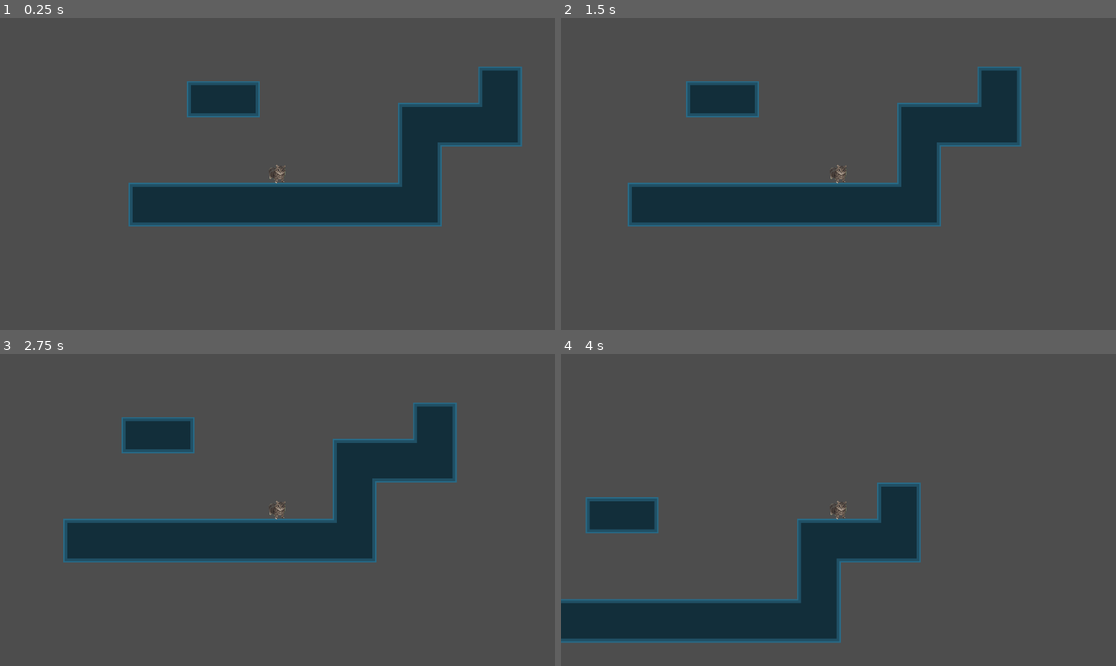
Above: before the commit, frames 1-4 (two rows, left to right).
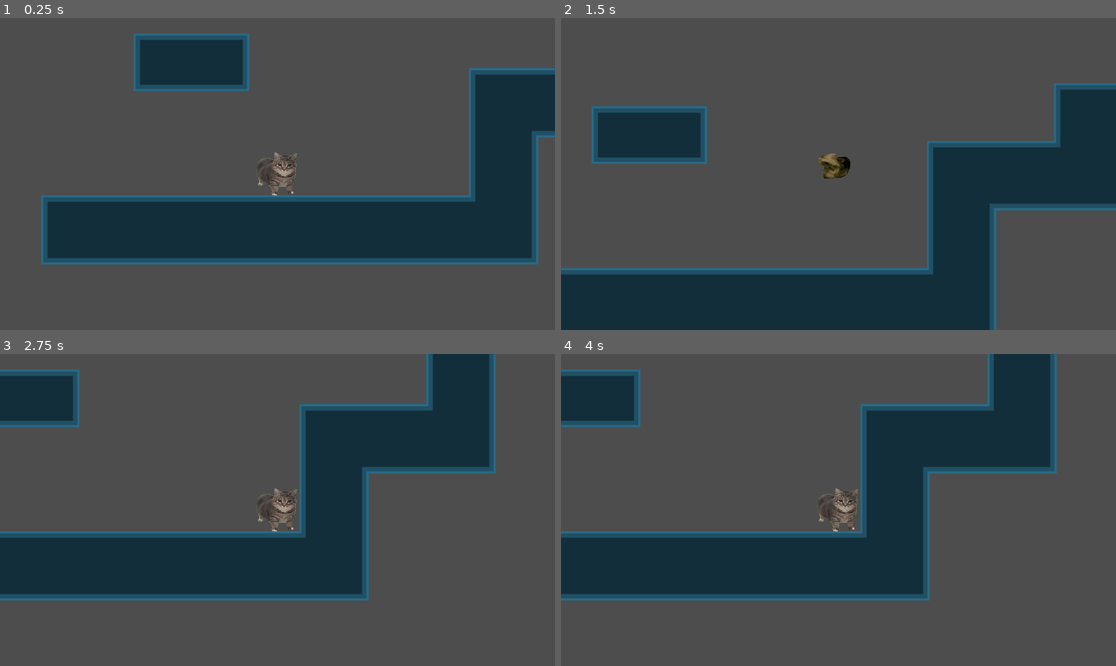
Above: after the commit, the same moments.

Repository: Inkling4/jumpy-cat
Game: Godot game, scene res://scenes/lvl_test.tscn
Two runs of this game, one before a commit and one after it. Both use one fixed random seed, a clock stepped at 60 frames per second and the inputs below. This scene is started directly instead of the project's main scene.
Inputs (mouse positions are in pixels of both pictures, inside the frame that each line leads up to):
- Up to frame 1 (0.25 s): no input
- Up to frame 2 (1.5 s): tap Enter at 0.5 s; move the mouse to (960, 158) at 0.52 s; press the mouse at (960, 158) at 0.53 s; tap Space at 1.25 s; move the mouse to (727, 189) at 1.27 s; release the mouse at (727, 189) at 1.28 s; click (727, 189) at 1.35 s
- Up to frame 3 (2.75 s): move the mouse to (333, 441) at 2.02 s; press the mouse at (333, 441) at 2.03 s
- Up to frame 4 (4 s): tap Enter at 2.75 s; move the mouse to (810, 572) at 2.77 s; release the mouse at (810, 572) at 2.78 s; click (810, 572) at 2.85 s; move the mouse to (1005, 556) at 3.52 s; press the mouse at (1005, 556) at 3.53 s

The runs differ from the first frame. In frame 1, 31% of the frame differs, in the area x 7-100%, y 4-80%; in frame 2, 45%, in the area x 0-100%, y 15-100%; in frame 3, 27%; in frame 4, 35%.

Commit message:
double jump

Diff:
--- a/resources/curves/gato_launch_curve.tres
+++ b/resources/curves/gato_launch_curve.tres
@@ -1,5 +1,5 @@
 [gd_resource type="Curve" format=3 uid="uid://dbok2nie3jl80"]
 
 [resource]
-_data = [Vector2(0, 0.1460675), 0.0, 1.350149, 0, 1, Vector2(0.26630434, 0.50561804), 1.350149, 0.67382437, 1, 1, Vector2(1, 1), 0.67382437, 0.0, 1, 0]
+_data = [Vector2(0, 0), 0.0, 1.8986472, 0, 1, Vector2(0.26630434, 0.50561804), 1.8986472, 0.67382437, 1, 1, Vector2(1, 1), 0.67382437, 0.0, 1, 0]
 point_count = 3
--- a/scenes/gato.tscn
+++ b/scenes/gato.tscn
@@ -379,7 +379,7 @@
 }]
 
 [node name="Gato" type="CharacterBody2D" node_paths=PackedStringArray("AudioPlayer", "animated_sprite_2d")]
-scale = Vector2(2, 2)
+scale = Vector2(3, 3)
 script = ExtResource("1_874ei")
 AudioPlayer = NodePath("AudioStreamPlayer2D")
 animated_sprite_2d = NodePath("CollisionShape2D/AnimatedSprite2D")
--- a/scenes/lvl_test.tscn
+++ b/scenes/lvl_test.tscn
@@ -18,8 +18,7 @@
 
 [node name="Gato" parent="." instance=ExtResource("2_b5x6v")]
 position = Vector2(116, -165)
-gravity = 1600.0
 
 [node name="Camera2D" type="Camera2D" parent="Gato"]
 position = Vector2(0, 1)
-zoom = Vector2(0.315, 0.315)
+zoom = Vector2(0.5, 0.5)
--- a/scripts/gato.gd
+++ b/scripts/gato.gd
@@ -7,12 +7,13 @@
 # Is true while player holds the finger down/is dragging the aim.
 var is_dragging := false
 var is_draggable : bool
+var has_double_jumped := false
 
 
 # Gravity modifier
 @export var gravity : float = 1600
-@export var x_max_drag_distace : float = 1600.0
-@export var y_max_drag_distace : float = 1600.0
+@export var x_max_drag_distace : float = 1200.0
+@export var y_max_drag_distace : float = 1200.0
 @export var x_max_launch_speed : float = 600.0
 @export var y_max_launch_speed : float = 850.0
 @export var min_drag_length : float = 100.0
@@ -49,7 +50,10 @@
 	# Gravity
 	if (!is_on_floor()):
 		var _velocity = velocity
-		_velocity.y = _velocity.y + gravity * delta
+		var _gravity = gravity
+		if ( has_double_jumped):
+			_gravity *= 2
+		_velocity.y = _velocity.y + (_gravity) * delta
 		velocity = _velocity
 
 	if (is_dragging):
@@ -68,6 +72,7 @@
 
 	if (is_on_floor()):
 		velocity.x = move_toward(velocity.x, 0, delta * friction)
+		has_double_jumped = false
 
 func _input(event: InputEvent) -> void:
 	if (is_draggable):
@@ -87,11 +92,20 @@
 			drag_direction.y = 0
 			mouse_pos_start.x = 0
 			mouse_pos_start.y = 0
+	elif !is_on_floor():
+		if (event.is_action_pressed("player_drag") and !has_double_jumped):
+			double_jump()
+
+func double_jump():
+	var _velocity = velocity
+	_velocity.y = -5000
+	velocity = _velocity
+	has_double_jumped = true
 
 func launch() -> void:
 	var _velocity = velocity
 
-	## Applies ratio between min and max drag distance, then maps the ratio to the curve.
+	## Applies ratio between min and max drag distance, then applies the ratio to the curve.
 	var _drag_distance_multiplier_x = clamp(drag_length, 0, x_max_drag_distace) / x_max_drag_distace
 	var _drag_distance_multiplier_y = clamp(drag_length, 0, y_max_drag_distace) / y_max_drag_distace
 	_drag_distance_multiplier_x = drag_distance_multiplier_curve.sample(_drag_distance_multiplier_x)
